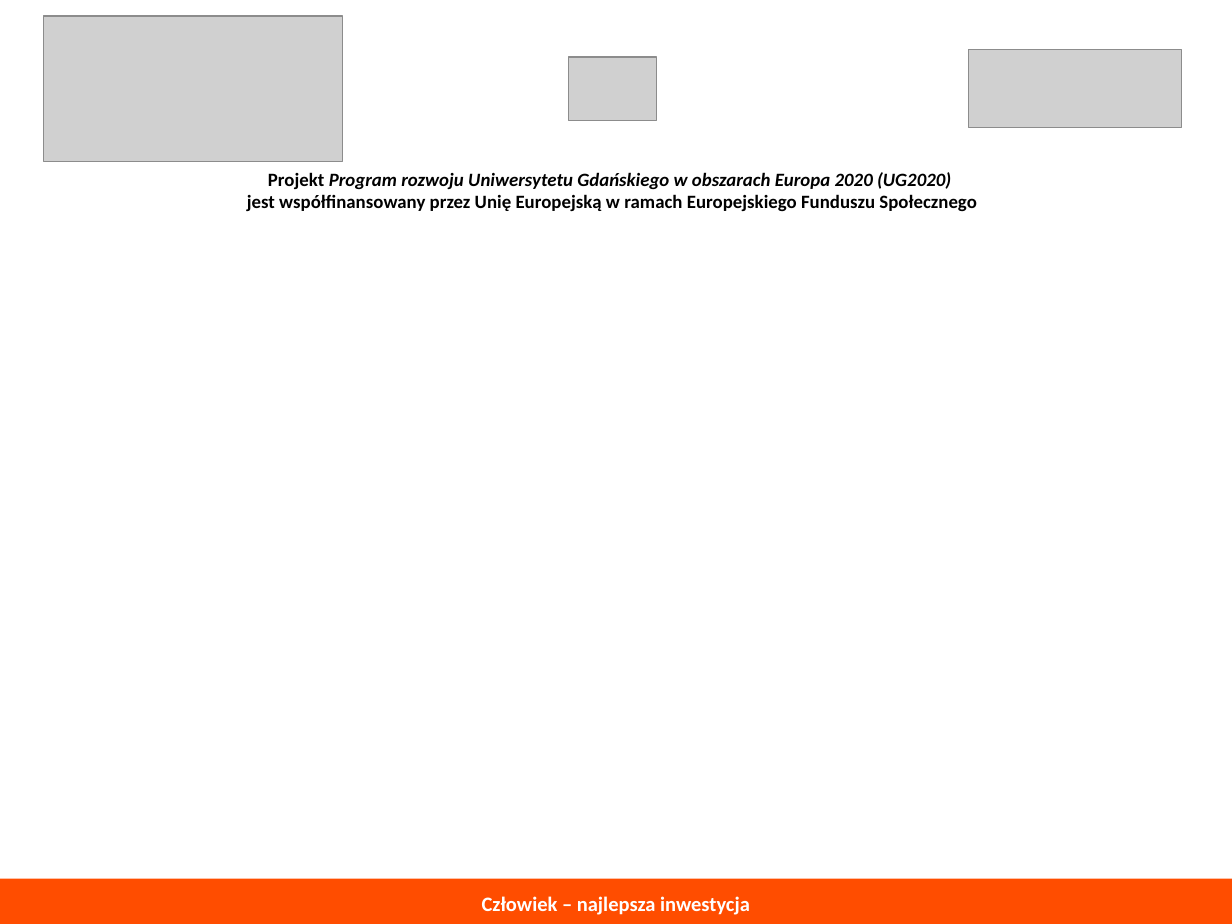
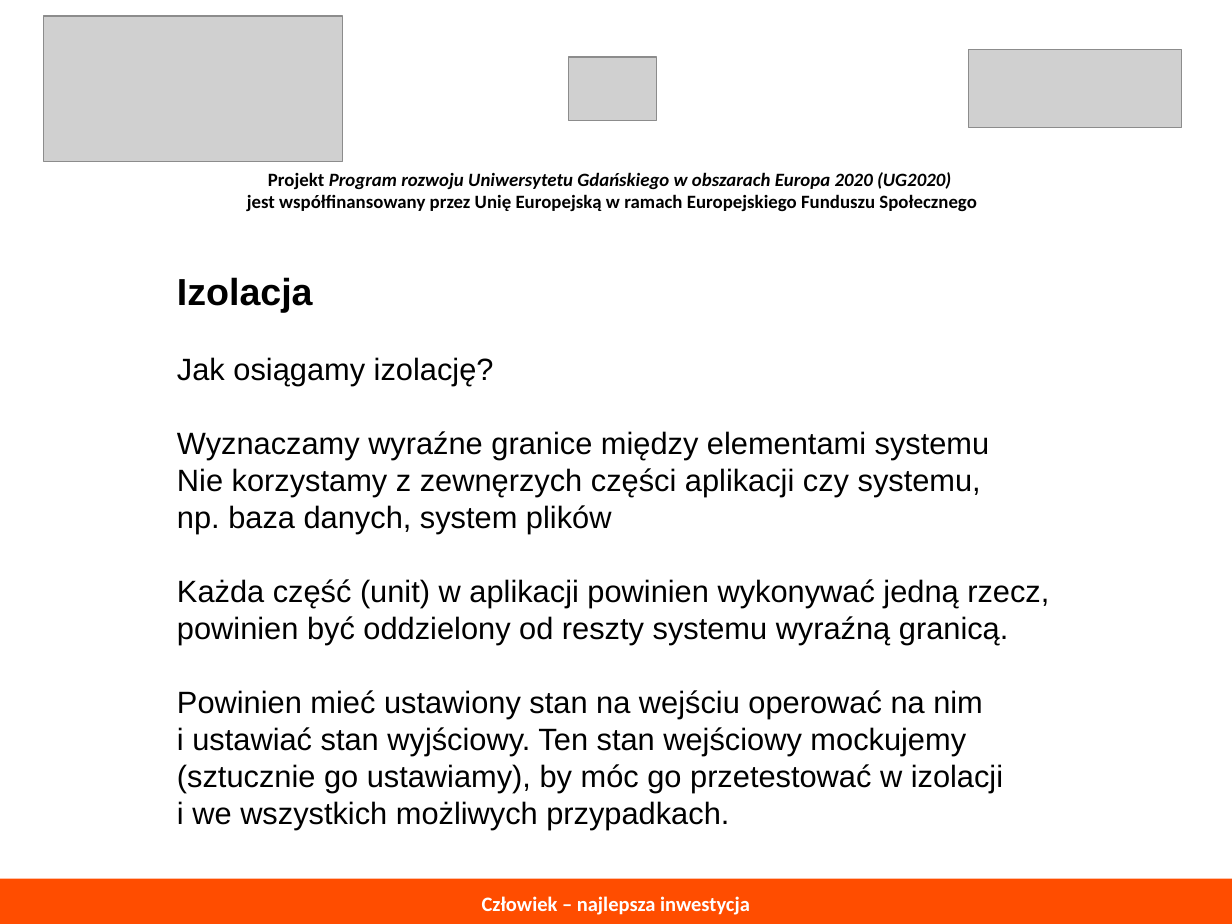
Before and after one commit to ljadanowski/syllabus-testowanie-aplikacji, a slide deck: slide 33 of todo/konspekt_wykladu.odp. Drawn at 1232x924 pixels with LibreOffice and Linux fonts; fonts in the diff are those of the drawing; grey boxes stand for pictures. Boxes give left, top, right and bottom in pixels: in the first picture for what was removed or moved away, otherwise in the second. Text is boxed around its words. In the diff, an @@ line names an element or a change of style, - is before the commit and + after.

```diff
--- a/todo/konspekt_wykladu.odp
+++ b/todo/konspekt_wykladu.odp
@@ text added at (177, 277, 1049, 793), 18 pt, text #000000 @@
+Izolacja
+Jak osiągamy izolację?
+Wyznaczamy wyraźne granice między elementami systemu
+Nie korzystamy z zewnęrzych części aplikacji czy systemu,
+np. baza danych, system plików
+Każda część (unit) w aplikacji powinien wykonywać jedną rzecz,
+powinien być oddzielony od reszty systemu wyraźną granicą.
+Powinien mieć ustawiony stan na wejściu operować na nim
+i ustawiać stan wyjściowy. Ten stan wejściowy mockujemy
+(sztucznie go ustawiamy), by móc go przetestować w izolacji
+i we wszystkich możliwych przypadkach.
```
Also in this commit, not shown: 2 other slides changed, 1 other file.
